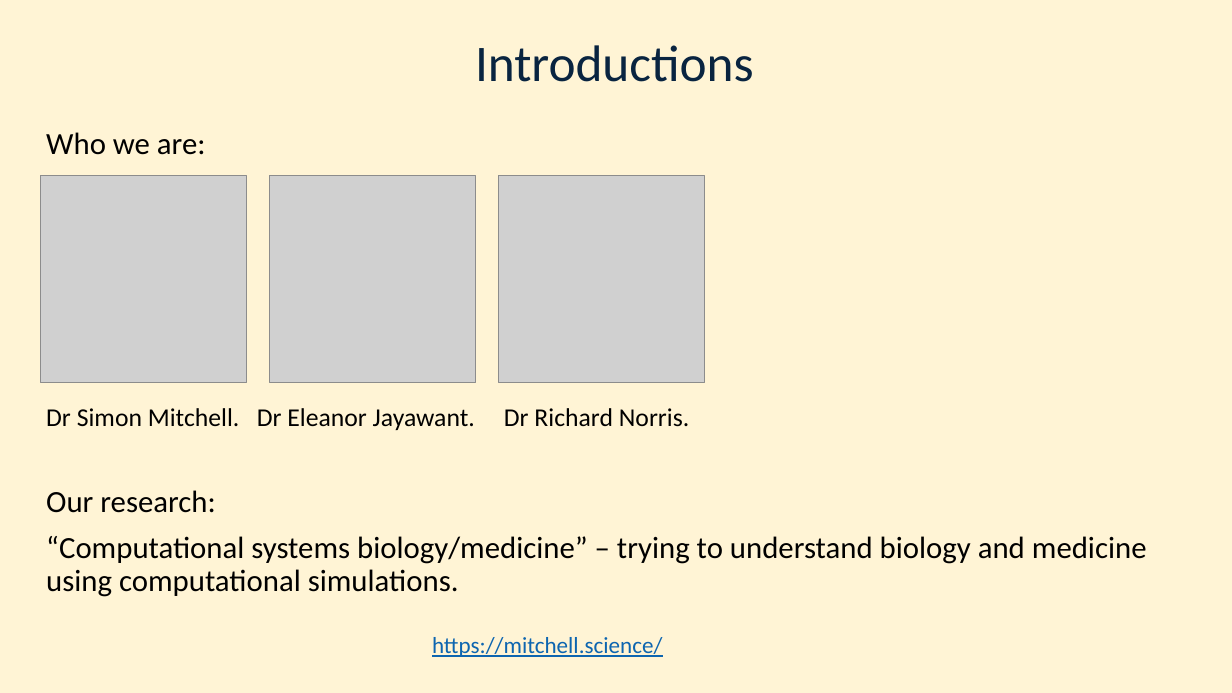
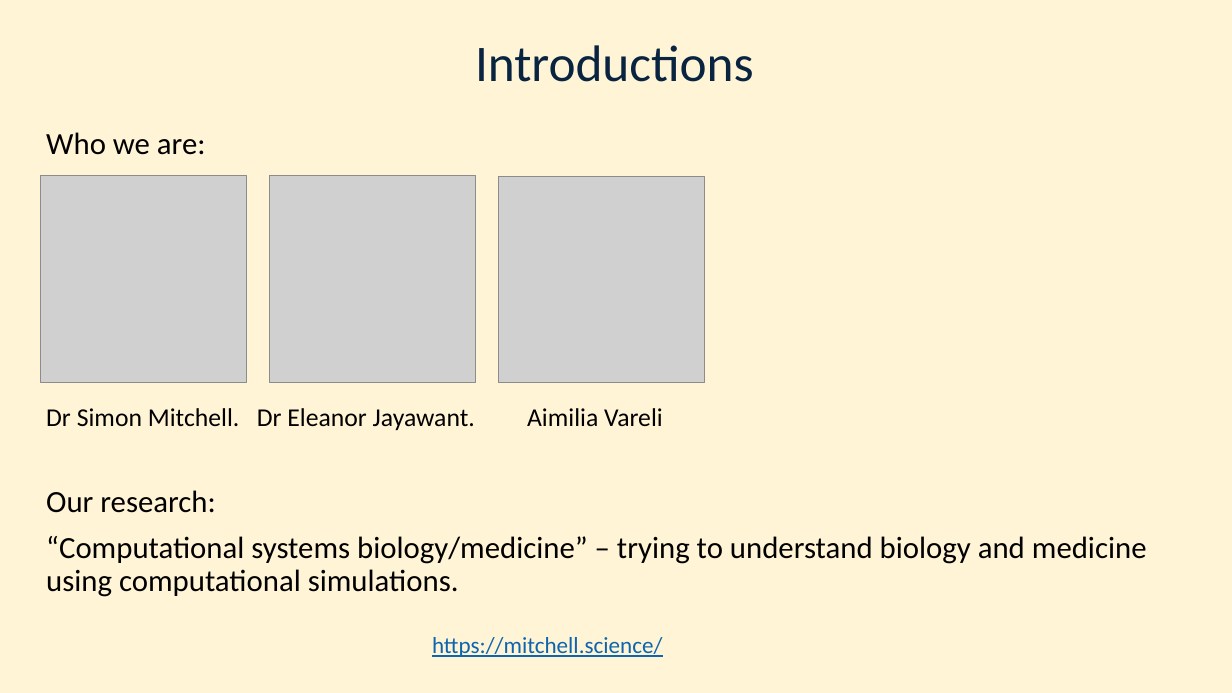
Before and after one commit to SiFTW/MitchellLabWebsite, a slide deck: slide 3 of content/post/teaching/Week1-Intro-SM.pptx. Drawn at 1232x693 pixels with LibreOffice and Linux fonts; fonts in the diff are those of the drawing; grey boxes stand for pictures; background and template pictures are left out. Boxes give left, top, right and bottom in pixels: in the first picture for what was removed or moved away, otherwise in the second. Text is boxed around its words. In the diff, an @@ line names an element or a change of style, - is before the commit and + after.

```diff
--- a/content/post/teaching/Week1-Intro-SM.pptx
+++ b/content/post/teaching/Week1-Intro-SM.pptx
@@ text at bbox=[46, 408, 663, 430]: text changed @@
-Dr Simon Mitchell. Dr Eleanor Jayawant. Dr Richard Norris.
+Dr Simon Mitchell. Dr Eleanor Jayawant. Aimilia Vareli
```
Also in this commit, not shown: 2 other slides changed.
